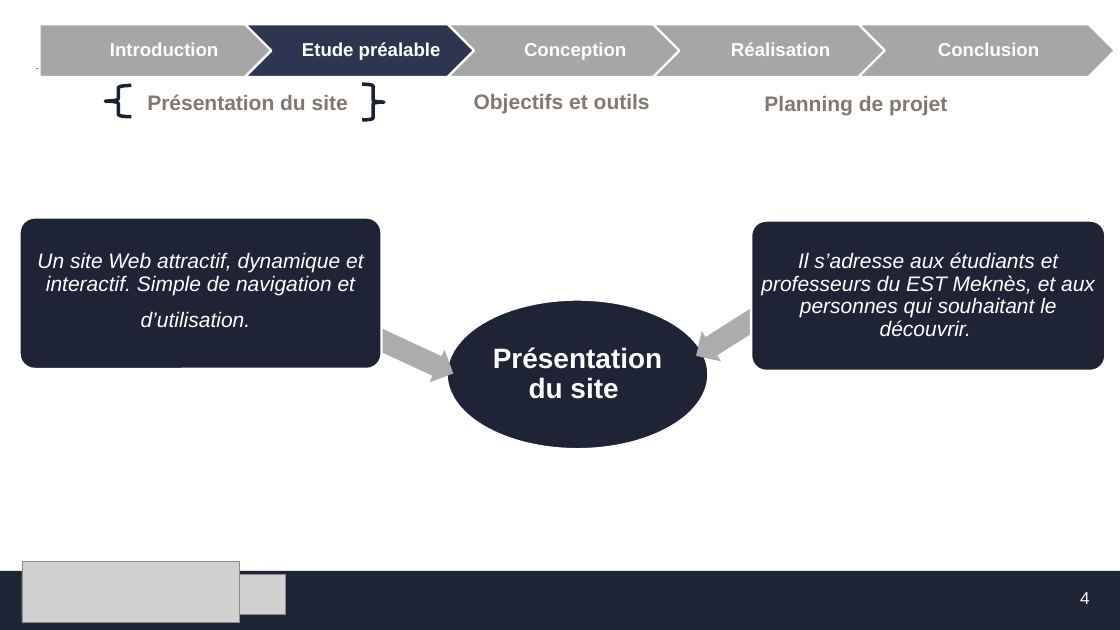
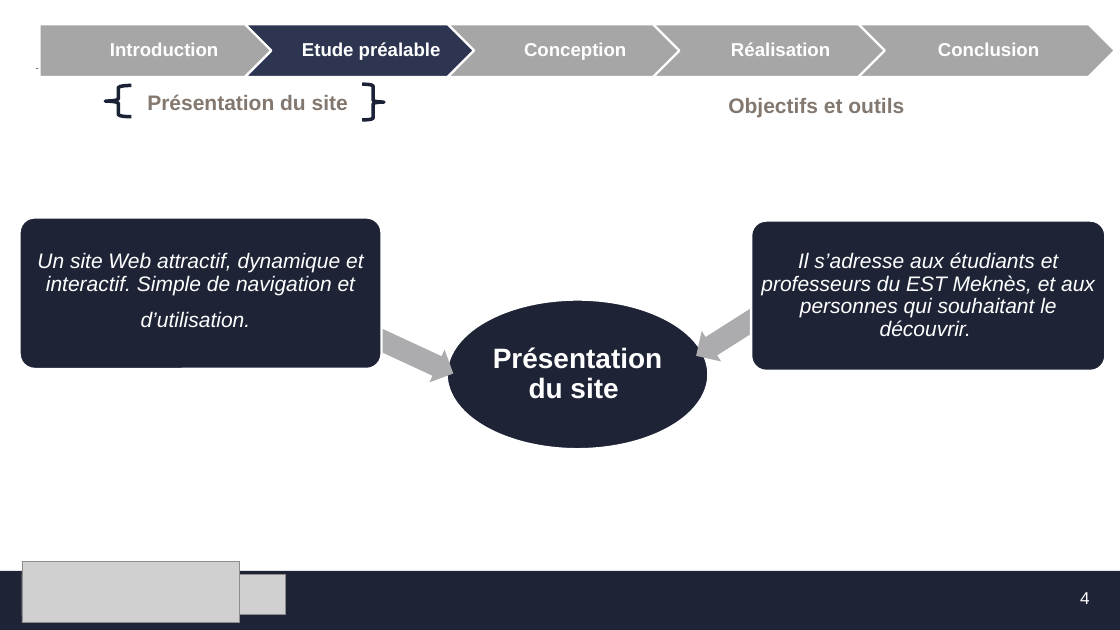
Before and after one commit to MF-13/E-Learning_Platforme, a slide deck: slide 4 of Présentation_PFE1.pptx. Drawn at 1120x630 pixels with LibreOffice and Linux fonts; fonts in the diff are those of the drawing; grey boxes stand for pictures; background and template pictures are left out. Boxes give left, top, right and bottom in pixels: in the first picture for what was removed or moved away, otherwise in the second. Text is boxed around its words. In the diff, an @@ line names an element or a change of style, - is before the commit and + after.

```diff
--- a/Présentation_PFE1.pptx
+++ b/Présentation_PFE1.pptx
@@ text "Objectifs et outils": place and size @@
-text "Objectifs et outils" at (474, 94, 650, 113)
+text "Objectifs et outils" at (728, 98, 904, 118)
@@ text removed at (764, 96, 947, 115) @@
-Planning de projet
```
Also in this commit, not shown: 6 other slides changed, 2 slides removed, 2 other files.
